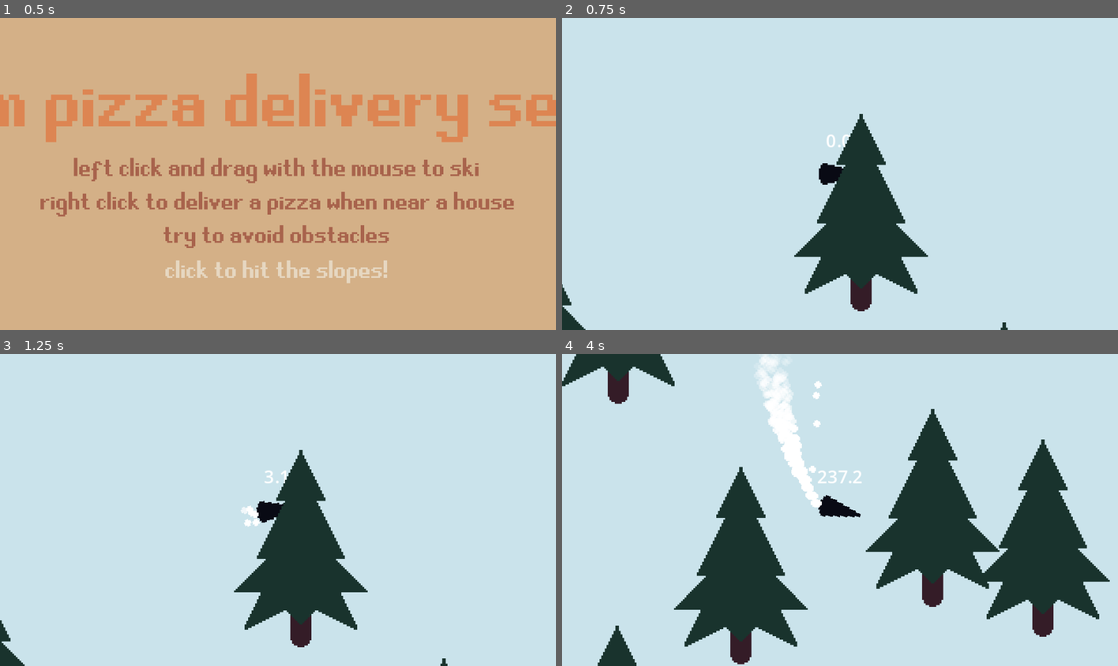
Above: before the commit, frames 1-4 (two rows, left to right).
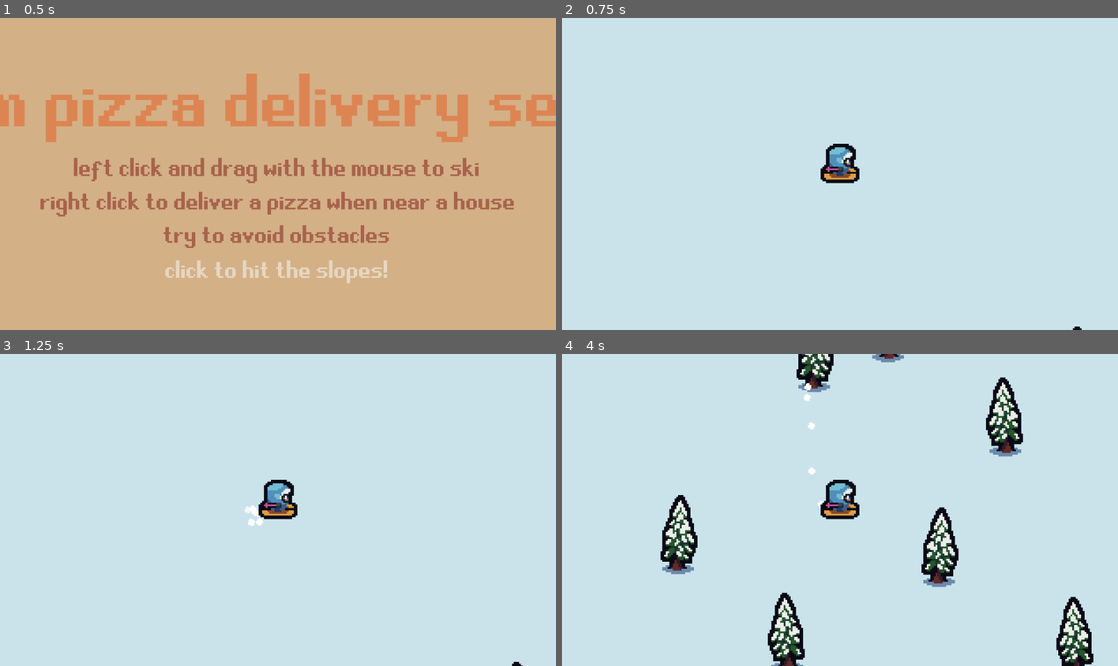
Above: after the commit, the same moments.

Repository: SpeakWithPlants/ld53
Game: Godot game, scene res://scenes/main.tscn
Same seed, same stepped clock (60 frames per second), same inputs: the game is played once before the commit and once after it.
Inputs (mouse positions are in pixels of both pictures, inside the frame that each line leads up to):
- Up to frame 1 (0.5 s): no input
- Up to frame 2 (0.75 s): tap Enter at 0.5 s; move the mouse to (962, 158) at 0.52 s; press the mouse at (962, 158) at 0.53 s
- Up to frame 3 (1.25 s): right-click (400, 494) at 0.8 s
- Up to frame 4 (4 s): tap Enter every 0.75 s from 1.25 to 3.5 s; move the mouse to (728, 525) at 1.27 s; release the mouse at (728, 525) at 1.28 s; right-click (728, 525) at 1.35 s; click (728, 525) at 1.55 s; move the mouse to (895, 441) at 2.02 s; press the mouse at (895, 441) at 2.03 s; right-click (895, 441) at 2.3 s; move the mouse to (812, 572) at 2.77 s; release the mouse at (812, 572) at 2.78 s; right-click (812, 572) at 2.85 s; click (812, 572) at 3.05 s; move the mouse to (1006, 556) at 3.52 s; press the mouse at (1006, 556) at 3.53 s; right-click (1006, 556) at 3.8 s

Frame 1 is identical in both runs. In frame 2, 7.2% of the frame differs, in the area x 0-94%, y 30-100%; in frame 3, 7.4%; in frame 4, 29%, in the area x 0-99%, y 0-100%.
Error after the commit: Invalid operands 'float' and 'int' in operator '%'. (res://scenes/player.gd:53)

Commit message:
Updated art

Diff:
--- a/scenes/delivery_ping.tscn
+++ b/scenes/delivery_ping.tscn
@@ -57,7 +57,7 @@
 theme_override_colors/font_outline_color = Color(0, 0.741176, 0.627451, 1)
 theme_override_constants/outline_size = 8
 theme_override_fonts/font = ExtResource("2_cwcd4")
-theme_override_font_sizes/font_size = 48
+theme_override_font_sizes/font_size = 32
 text = "+200"
 horizontal_alignment = 1
 vertical_alignment = 1
--- a/scenes/flag.tscn
+++ b/scenes/flag.tscn
@@ -5,5 +5,5 @@
 [node name="flag" type="Node2D"]
 
 [node name="sprite" type="Sprite2D" parent="."]
-position = Vector2(10, -27)
+position = Vector2(0, -5)
 texture = ExtResource("1_evlgw")
--- a/scenes/house.gd
+++ b/scenes/house.gd
@@ -1,6 +1,7 @@
 extends StaticBody2D
 
 const delivery_ping_scn = preload("res://scenes/delivery_ping.tscn")
+const pizza_scn = preload("res://scenes/pizza.tscn")
 const collision_penalty = 50
 
 var ui
@@ -26,6 +27,10 @@
 	add_child(new_ping)
 	new_ping.global_position = player.global_position
 	ui.add_score(point_value)
+
+	var new_pizza = pizza_scn.instantiate()
+	add_child(new_pizza)
+	new_pizza.global_position = player.global_position
 	pass
 
 
--- a/scenes/house.tscn
+++ b/scenes/house.tscn
@@ -4,20 +4,21 @@
 [ext_resource type="Texture2D" uid="uid://cyowd4iemoace" path="res://assets/sprites/cabin.png" id="1_sityv"]
 
 [sub_resource type="RectangleShape2D" id="RectangleShape2D_0kf1m"]
-size = Vector2(100, 60)
+size = Vector2(64, 50)
 
 [sub_resource type="CircleShape2D" id="CircleShape2D_y58mi"]
 radius = 160.0
 
 [node name="house" type="StaticBody2D" groups=["houses"]]
+y_sort_enabled = true
 script = ExtResource("1_kqu5r")
 
 [node name="sprite" type="Sprite2D" parent="."]
-position = Vector2(0, -23)
+position = Vector2(0, -48)
 texture = ExtResource("1_sityv")
 
 [node name="collider" type="CollisionShape2D" parent="."]
-position = Vector2(0, 8)
+position = Vector2(0, -25)
 shape = SubResource("RectangleShape2D_0kf1m")
 
 [node name="delivery_area" type="Area2D" parent="."]
--- a/scenes/level.gd
+++ b/scenes/level.gd
@@ -21,7 +21,7 @@
 
 func _ready():
 	noise = FastNoiseLite.new()
-	noise.noise_type = FastNoiseLite.TYPE_PERLIN
+	noise.noise_type = FastNoiseLite.TYPE_SIMPLEX
 	pass
 
 
--- a/scenes/main.gd
+++ b/scenes/main.gd
@@ -40,7 +40,7 @@
 		level.queue_free()
 	level = level_scn.instantiate()
 	add_child(level)
-	await level.generate_level(10, 3.0)
+	await level.generate_level(10, 5.0)
 	level.endzone.connect("body_entered", _on_body_entered_endzone)
 	pass
 
--- /dev/null
+++ b/scenes/pizza.tscn
@@ -0,0 +1,6 @@
+[gd_scene load_steps=2 format=3 uid="uid://xinm151unqb8"]
+
+[ext_resource type="Texture2D" uid="uid://boij70wq2v8sl" path="res://assets/sprites/pizza.png" id="1_vu2qy"]
+
+[node name="pizza" type="Sprite2D"]
+texture = ExtResource("1_vu2qy")
--- a/scenes/player.gd
+++ b/scenes/player.gd
@@ -16,8 +16,9 @@
 var recovering = false
 
 @onready var sprite = $sprite
-@onready var trail = $sprite/trail
-@onready var shred = $sprite/shred
+@onready var particles = $particles
+@onready var trail = $particles/trail
+@onready var shred = $particles/shred
 @onready var speed_label = $speed_label
 @onready var collider = $collider
 @onready var recover_timer = $recover_timer
@@ -45,7 +46,11 @@
 
 
 func _update_visual():
-	sprite.rotation = direction.angle()
+	particles.rotation = direction.angle()
+	var desired_frame = max(0, direction.dot(Vector2.DOWN)) * 3
+	if direction.dot(Vector2.LEFT) > 0:
+		desired_frame += 3
+	sprite.frame = desired_frame % 6
 	speed_label.text = "%0.1f" % velocity.length()
 	_update_trail()
 
--- a/scenes/player.tscn
+++ b/scenes/player.tscn
@@ -18,11 +18,10 @@
 [node name="player" type="CharacterBody2D"]
 script = ExtResource("1_rblnb")
 
-[node name="sprite" type="Sprite2D" parent="."]
-texture = ExtResource("2_oti6l")
+[node name="particles" type="Node2D" parent="."]
 
-[node name="trail" type="CPUParticles2D" parent="sprite"]
-position = Vector2(-13, 0)
+[node name="trail" type="CPUParticles2D" parent="particles"]
+position = Vector2(-11, 0)
 emitting = false
 amount = 25
 lifetime = 2.0
@@ -36,8 +35,8 @@
 angular_velocity_max = 90.0
 color_ramp = SubResource("Gradient_5xqdi")
 
-[node name="shred" type="CPUParticles2D" parent="sprite"]
-position = Vector2(-13, 0)
+[node name="shred" type="CPUParticles2D" parent="particles"]
+position = Vector2(-11, 0)
 emitting = false
 amount = 400
 lifetime = 0.3
@@ -49,7 +48,13 @@
 initial_velocity_max = 150.0
 color_ramp = SubResource("Gradient_blx0c")
 
+[node name="sprite" type="Sprite2D" parent="."]
+position = Vector2(0, -6)
+texture = ExtResource("2_oti6l")
+hframes = 6
+
 [node name="speed_label" type="Label" parent="."]
+visible = false
 anchors_preset = 7
 anchor_left = 0.5
 anchor_top = 1.0
--- a/scenes/tree.gd
+++ b/scenes/tree.gd
@@ -5,8 +5,11 @@
 
 var ui
 
+@onready var sprite = $sprite
+
 func _ready():
 	ui = get_tree().get_first_node_in_group("ui")
+	sprite.flip_h = randf() < 0.5
 	pass
 
 
--- a/scenes/tree.tscn
+++ b/scenes/tree.tscn
@@ -10,7 +10,7 @@
 script = ExtResource("1_i71vb")
 
 [node name="sprite" type="Sprite2D" parent="."]
-position = Vector2(0, -57)
+position = Vector2(1, -22)
 texture = ExtResource("1_erjbg")
 
 [node name="collider" type="CollisionShape2D" parent="."]
Binary file changed: assets/sprites/cabin.aseprite
Binary file changed: assets/sprites/cabin.png
Binary file changed: assets/sprites/fence.aseprite
Binary file changed: assets/sprites/fence.png
Binary file changed: assets/sprites/flag.aseprite
Binary file changed: assets/sprites/flag.png
Binary file added: assets/sprites/pizza.aseprite
Binary file added: assets/sprites/pizza.png
Not shown, added: assets/sprites/pizza.png.import
Binary file changed: assets/sprites/skiier.aseprite
Binary file changed: assets/sprites/skiier.png
Binary file changed: assets/sprites/tree.aseprite
(and 1 more such lines)
